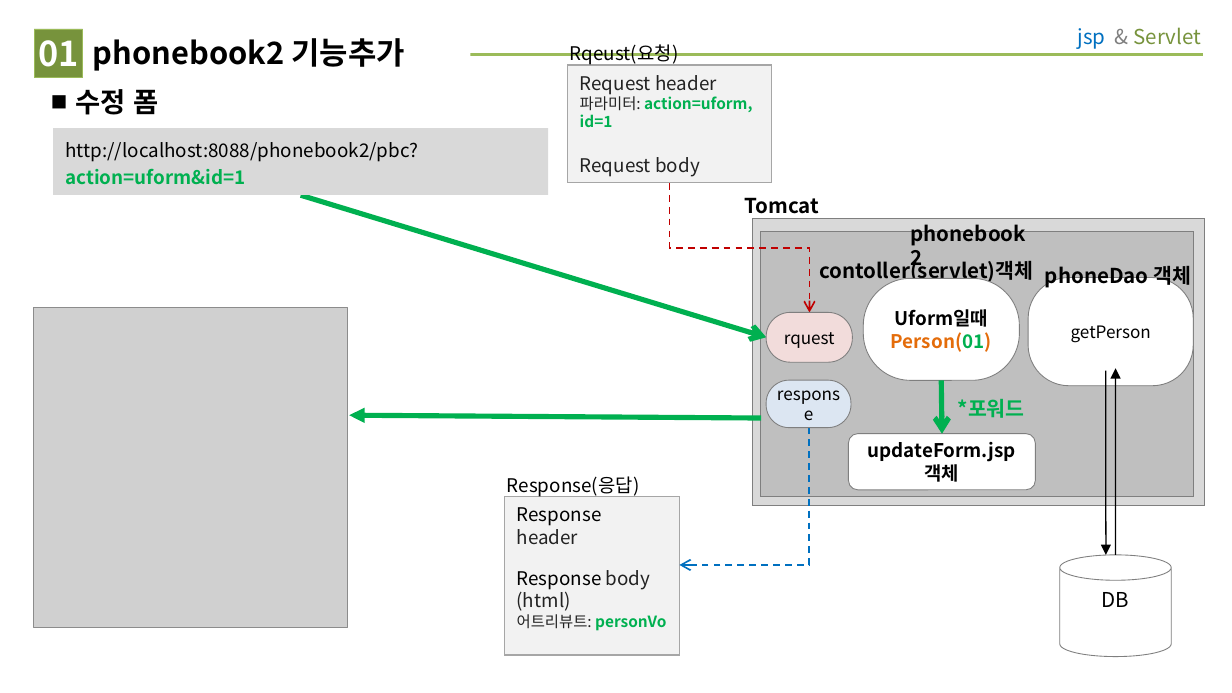
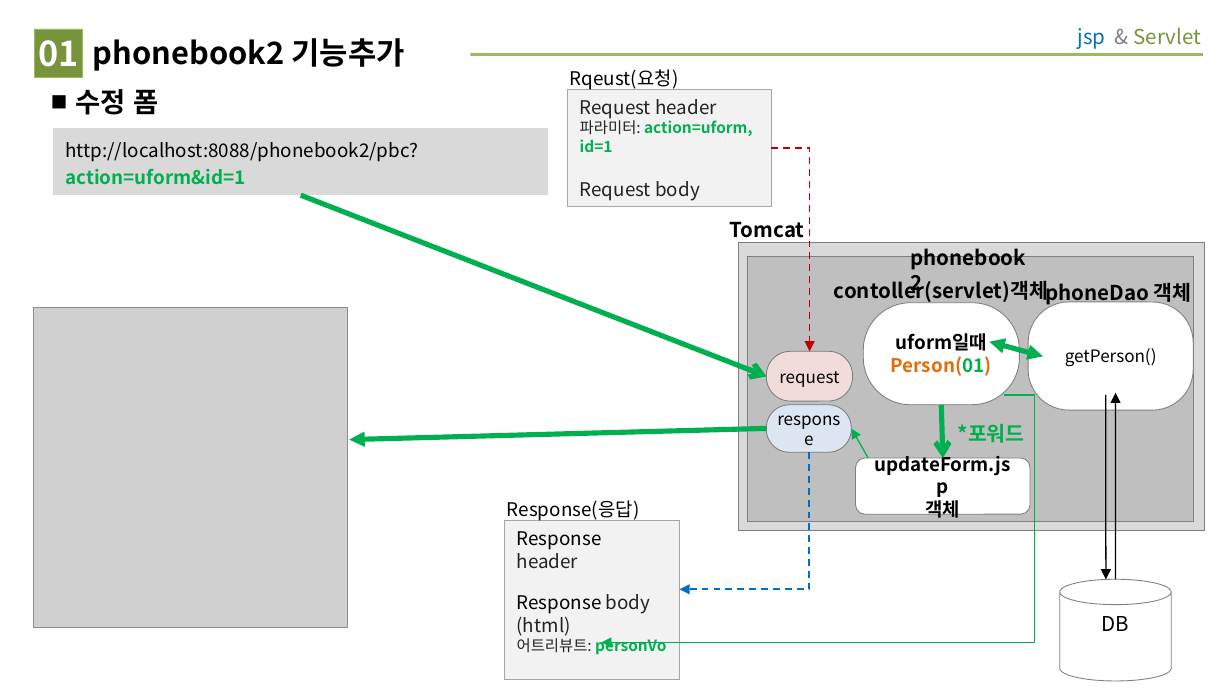
Before and after one commit to jeter5274/phonebook2, a slide deck: slide 2 of 삭제&수정 동작 그림.ppt. Drawn at 1232x693 pixels with LibreOffice and Linux fonts; fonts in the diff are those of the drawing; grey boxes stand for pictures. Boxes give left, top, right and bottom in pixels: in the first picture for what was removed or moved away, otherwise in the second. Text is boxed around its words. In the diff, an @@ line names an element or a change of style, - is before the commit and + after.

```diff
--- a/삭제&수정 동작 그림.ppt
+++ b/삭제&수정 동작 그림.ppt
@@ elbow arrow moved from (669, 184) - (809, 313) to (771, 148) - (809, 351) @@
@@ elbow arrow (771, 148) - (809, 351): arrowheads changed @@
@@ arrow moved from (301, 196) - (766, 338) to (301, 195) - (766, 377) @@
@@ text "Tomcat" rewrapped from (744,197,819,214) to (730,221,805,243) @@
@@ rectangle: place and size @@
-rectangle at (753,218,1205,505)
+rectangle at (738,243,1205,530)
@@ rectangle: place and size @@
-rectangle at (761,232,1194,496)
+rectangle at (748,256,1194,521)
@@ text "contoller(servlet)객체": place and size @@
-text "contoller(servlet)객체" at (819,258,1033,284)
+text "contoller(servlet)객체" at (834,278,1048,304)
@@ text "phoneDao 객체": place and size @@
-text "phoneDao 객체" at (1045,266,1192,289)
+text "phoneDao 객체" at (1045,281,1192,306)
@@ rounded rectangle removed at (766,313,853,362) @@
-rquest
@@ rounded rectangle added at (766,351,853,400), fill #F2DCDB, outline #7F7F7F 0.51 pt, 10 pt, text #000000 @@
+request
@@ text in rounded rectangle at (895,333,987,351): text changed @@
-Uform일때
+uform일때
@@ double arrow added from (989, 341) to (1044, 356), #00B050 3 pt @@
@@ text in rounded rectangle at (1065,348,1157,367): text changed @@
-getPerson
+getPerson()
@@ elbow arrow added from (1004, 395) to (601, 643), #00B050 0.74 pt @@
@@ arrow moved from (349, 415) - (761, 418) to (349, 440) - (766, 429) @@
@@ arrow added from (869, 458) to (851, 429), #00B050 0.74 pt @@
@@ 4 texts, 3 rounded rectangles, 3 arrows, 2 rectangles, 1 cylinder, 1 elbow arrow: place and size @@
-4 texts, 3 rounded rectangles, 3 arrows, 2 rectangles, 1 cylinder, 1 elbow arrow at (505,44,1194,658)
+4 texts, 3 rounded rectangles, 3 arrows, 2 rectangles, 1 cylinder, 1 elbow arrow at (505,69,1194,681)
@@ elbow arrow (809, 452) - (679, 590): arrowheads changed @@
@@ rounded rectangle "updateForm.jsp": place and size @@
-rounded rectangle "updateForm.jsp" at (849,434,1036,490)
+rounded rectangle "updateForm.jsp" at (855,458,1030,515)
```
Also in this commit, not shown: 2 other slides changed, 3 other files.
